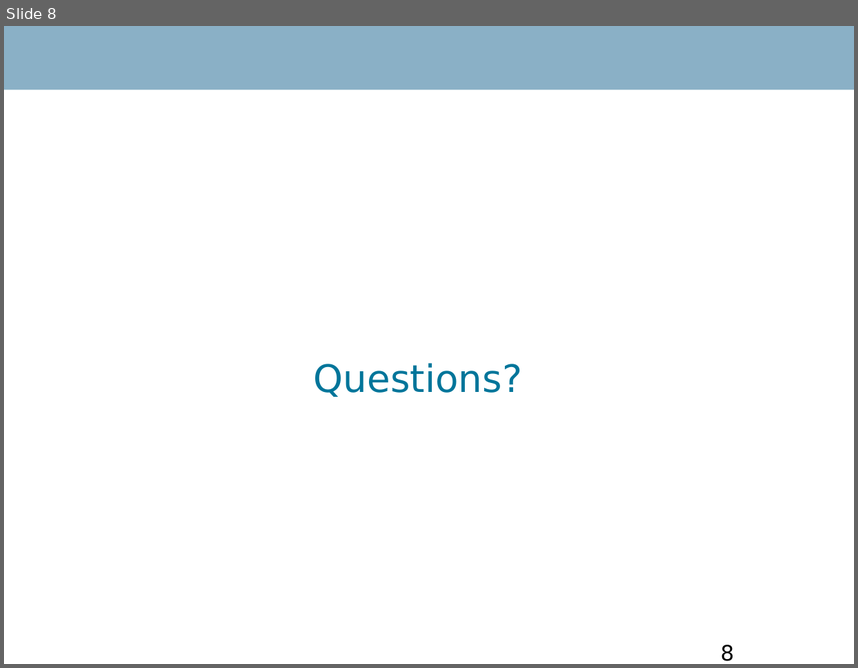
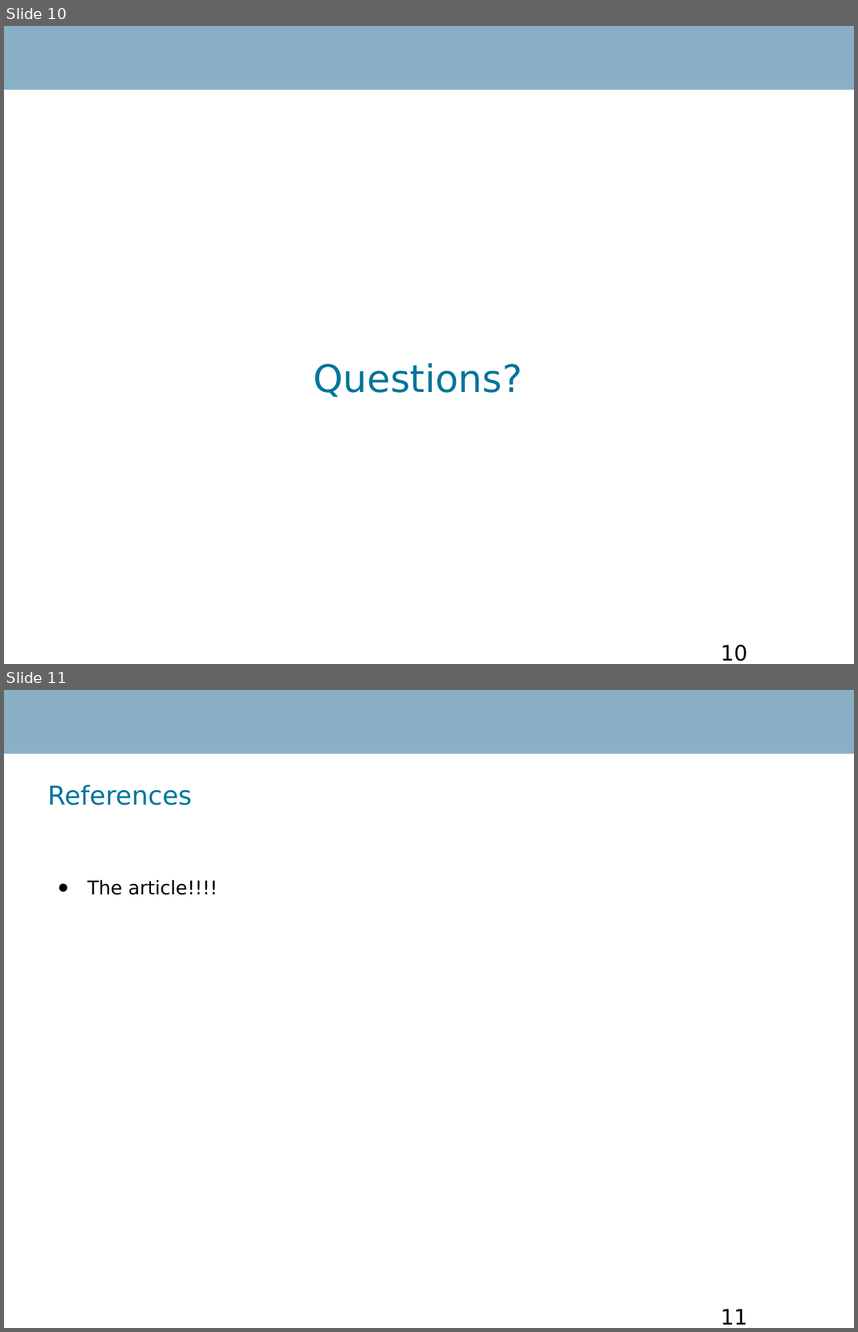
Before and after one commit to RobinTo/AdaptiveGame, a slide deck: IKT426 Research Seminar Report/presentation.ppt. Shown one above the other, each under a label of ours: slide 8 before the commit, slides 10 and 11 after it. The pictures are 858x668 and 858x1332 pixels, drawn with LibreOffice and Linux fonts; fonts in the diff are those of the drawing; background and template pictures are left out. Boxes give left, top, right and bottom in pixels: in the first picture for what was removed or moved away, otherwise in the second. Text is boxed around its words. In the diff, an @@ line names an element or a change of style, - is before the commit and + after.

```diff
--- a/IKT426 Research Seminar Report/presentation.ppt
+++ b/IKT426 Research Seminar Report/presentation.ppt
@@ slide 11 added at [4, 690, 854, 1328], background #FFFFFF; not listed: 1 template element that a slide beside it also shows @@
@@ text added at [47, 785, 192, 805], 22 pt, text #00759A @@
+References
@@ text added at [87, 880, 217, 895], 16 pt, text #000000 @@
+● The article!!!!
@@ page number added at [721, 1308, 748, 1324], 18 pt, text #000000 @@
+11
@@ what was slide 8 is now slide 10 @@
@@ page number at [721, 644, 748, 661]: text changed @@
-8
+10
```
Also in this commit, not shown: 4 slides changed, 4 other slides added, 2 slides removed, 1 other file.
